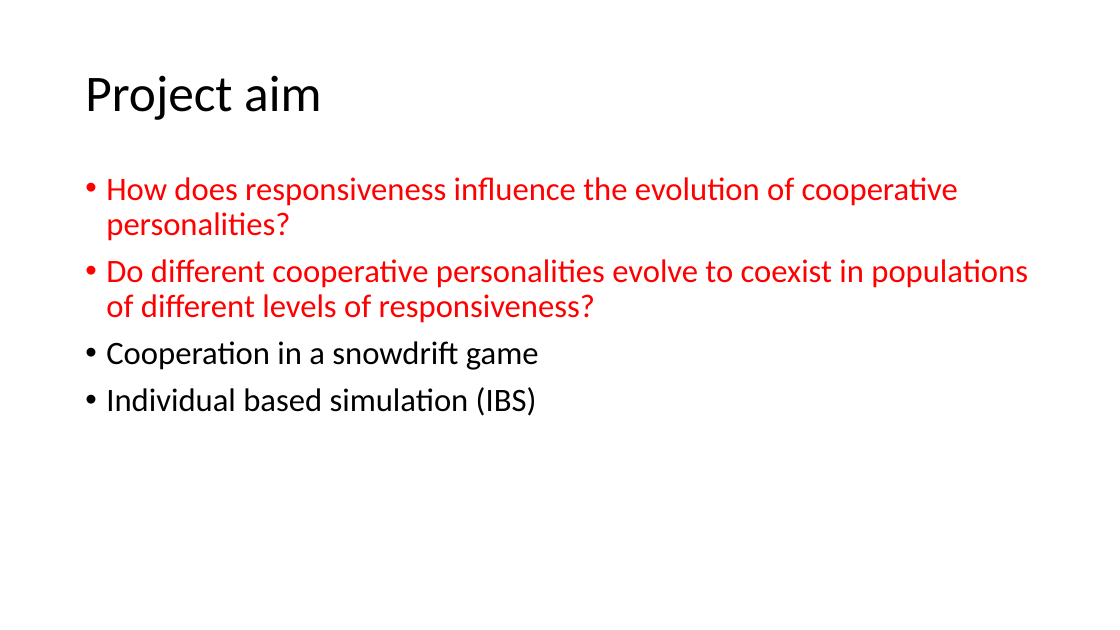
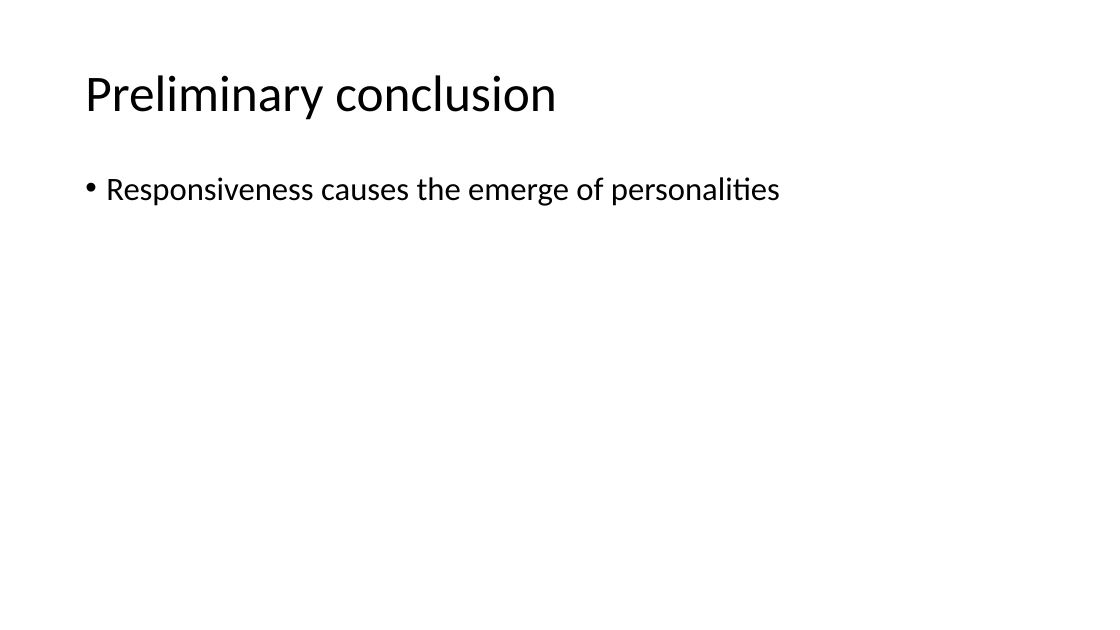
Before and after one commit to J-Damhuis/Cooperation, a slide deck: slide 15 of Presentations/Presentation_11-01-2019.pptx (slide 3 before the commit). Drawn at 1120x630 pixels with LibreOffice and Linux fonts; fonts in the diff are those of the drawing. Boxes give left, top, right and bottom in pixels: in the first picture for what was removed or moved away, otherwise in the second. Text is boxed around its words. In the diff, an @@ line names an element or a change of style, - is before the commit and + after.

```diff
--- a/Presentations/Presentation_11-01-2019.pptx
+++ b/Presentations/Presentation_11-01-2019.pptx
@@ title at bbox=[85, 75, 556, 120]: text changed @@
-Project aim
+Preliminary conclusion
@@ text at bbox=[106, 177, 780, 206]: text changed; text colour #FF0000 to #000000 @@
-• How does responsiveness influence the evolution of cooperative personalities?
-• Do different cooperative personalities evolve to coexist in populations of different levels of responsiveness?
-• Cooperation in a snowdrift game
-• Individual based simulation (IBS)
+• Responsiveness causes the emerge of personalities
```
Also in this commit, not shown: 10 other slides changed, 2 slides added, 3 other files.
